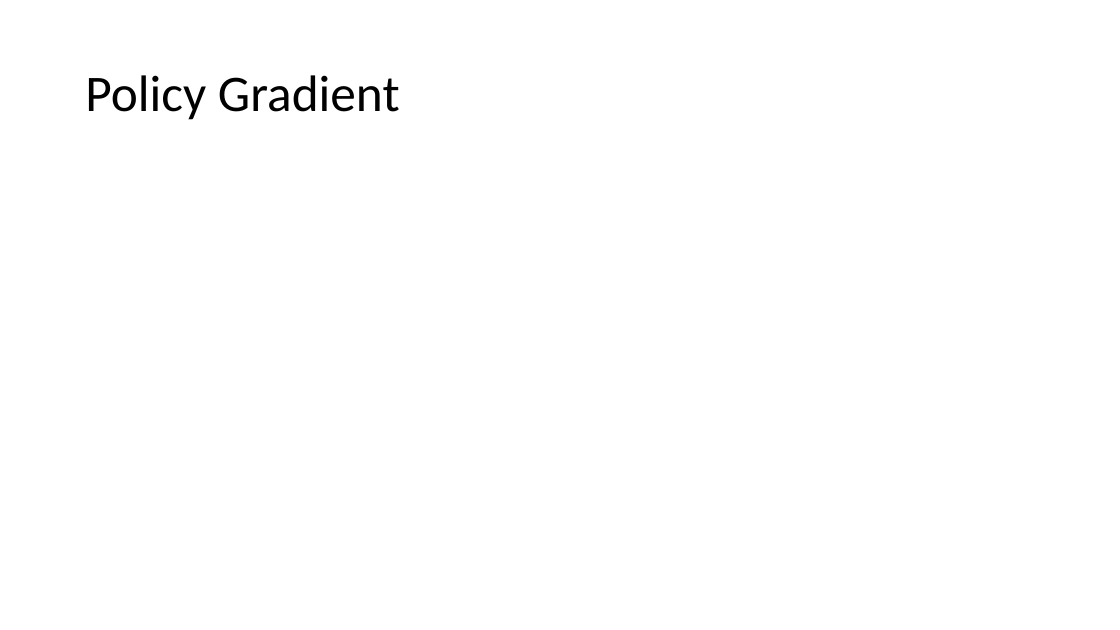
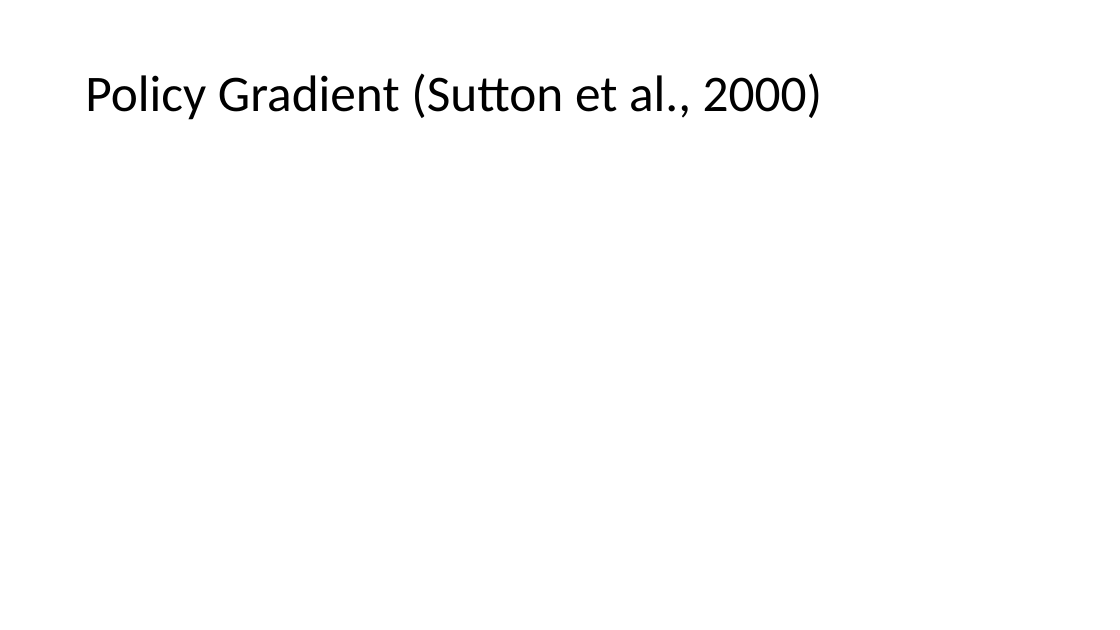
Before and after one commit to alekh/alekh.github.io, a slide deck: slide 23 of bandits_and_rl/RL.pptx. Drawn at 1120x630 pixels with LibreOffice and Linux fonts; fonts in the diff are those of the drawing; grey boxes stand for pictures. Boxes give left, top, right and bottom in pixels: in the first picture for what was removed or moved away, otherwise in the second. Text is boxed around its words. In the diff, an @@ line names an element or a change of style, - is before the commit and + after.

```diff
--- a/bandits_and_rl/RL.pptx
+++ b/bandits_and_rl/RL.pptx
@@ title at (85,73,822,120): text changed @@
-Policy Gradient
+Policy Gradient (Sutton et al., 2000)
```
